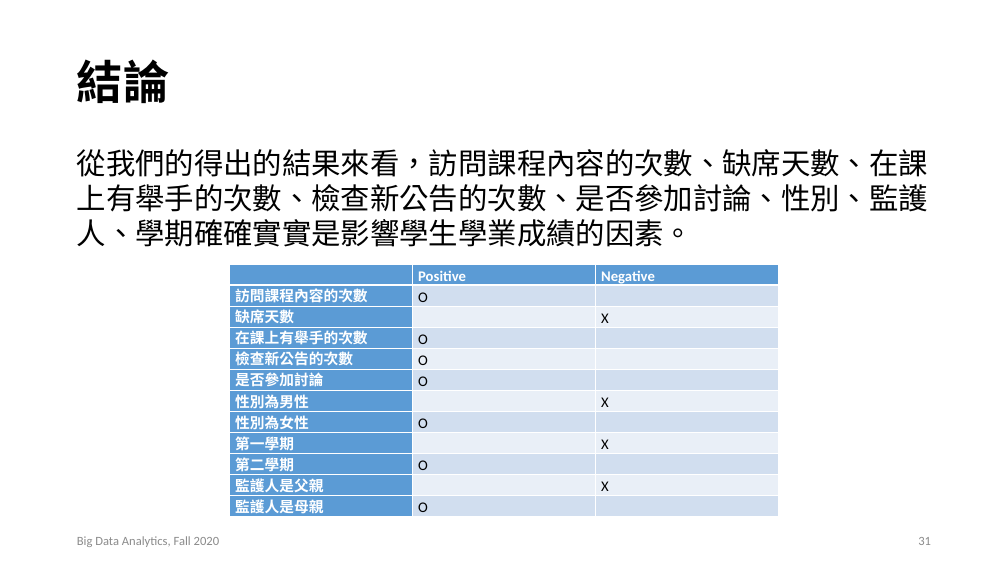
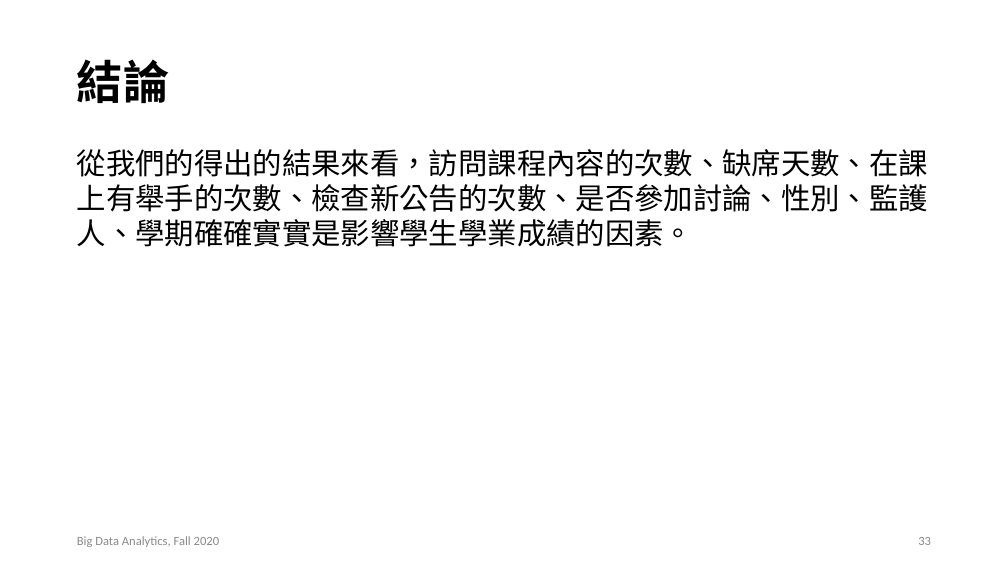
Before and after one commit to AIVesper/Fall_2020_BDA_Final_Report, a slide deck: slide 33 of BDA_Final.pptx (slide 31 before the commit). Drawn at 1008x567 pixels with LibreOffice and Linux fonts; fonts in the diff are those of the drawing. Boxes give left, top, right and bottom in pixels: in the first picture for what was removed or moved away, otherwise in the second. Text is boxed around its words. In the diff, an @@ line names an element or a change of style, - is before the commit and + after.

```diff
--- a/BDA_Final.pptx
+++ b/BDA_Final.pptx
@@ table removed at <box>230,264,779,521</box>, 12 rows, 3 columns @@
- | Positive | Negative
-訪問課程內容的次數 | O | 
-缺席天數 |  | X
-在課上有舉手的次數 | O | 
-檢查新公告的次數 | O | 
-是否參加討論 | O | 
-性別為男性 |  | X
-性別為女性 | O | 
-第一學期 |  | X
-第二學期 | O | 
-監護人是父親 |  | X
-監護人是母親 | O | 
```
Also in this commit, not shown: 2 other slides changed, 5 slides added, 3 slides removed, 3 other files.
